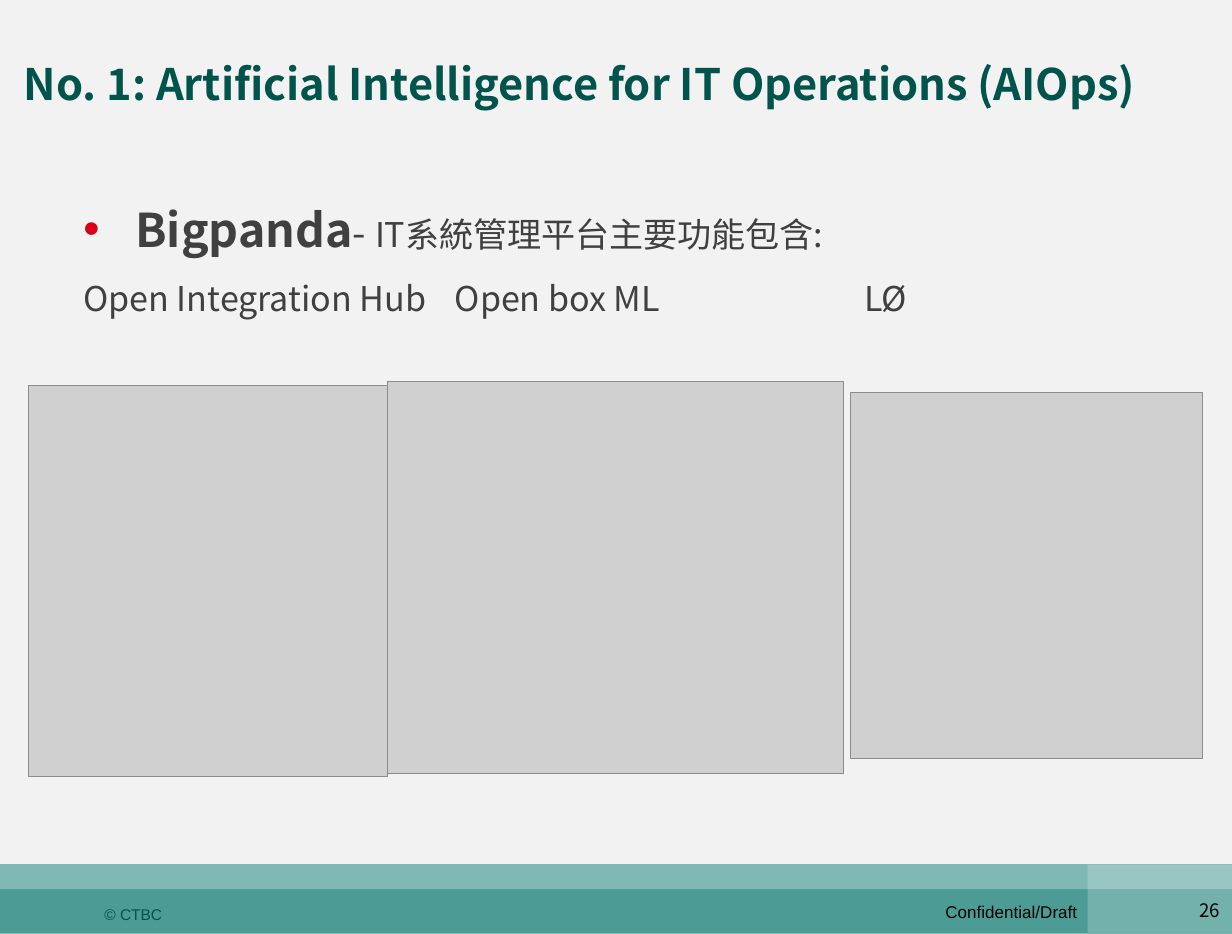
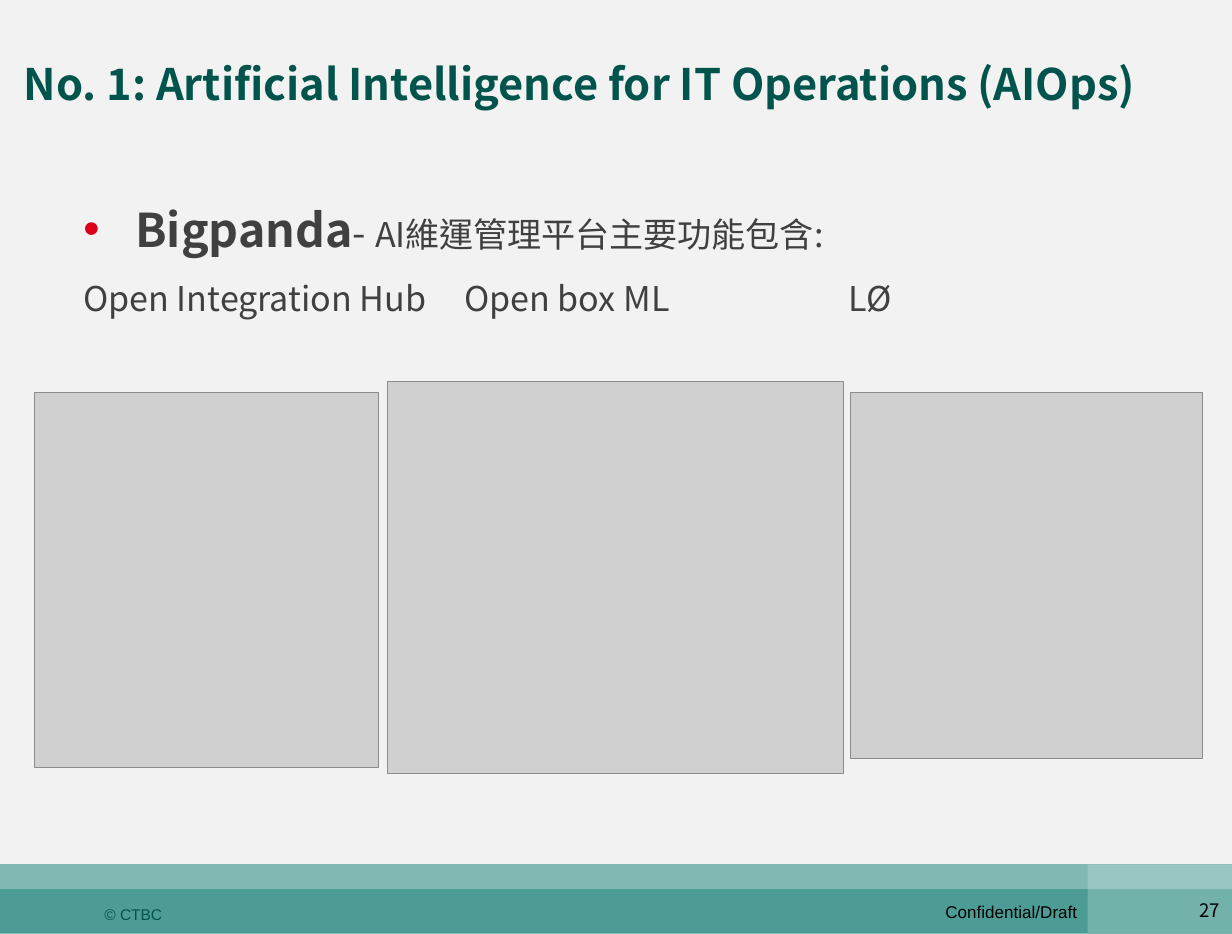
Before and after one commit to shaven105/duh, a slide deck: slide 27 of QQ2.pptx (slide 26 before the commit). Drawn at 1232x934 pixels with LibreOffice and Linux fonts; fonts in the diff are those of the drawing; grey boxes stand for pictures. Boxes give left, top, right and bottom in pixels: in the first picture for what was removed or moved away, otherwise in the second. Text is boxed around its words. In the diff, an @@ line names an element or a change of style, - is before the commit and + after.

```diff
--- a/QQ2.pptx
+++ b/QQ2.pptx
@@ text at [135, 209, 823, 259]: text changed @@
-• Bigpanda- IT系統管理平台主要功能包含:
+• Bigpanda- AI維運管理平台主要功能包含:
@@ picture: place and size @@
-picture at [29, 386, 388, 777]
+picture at [35, 393, 378, 768]
@@ page number at [1199, 903, 1220, 917]: text changed @@
-26
+27
```
Also in this commit, not shown: 5 other slides changed, 4 slides added, 15 slides removed, 3 other files.
